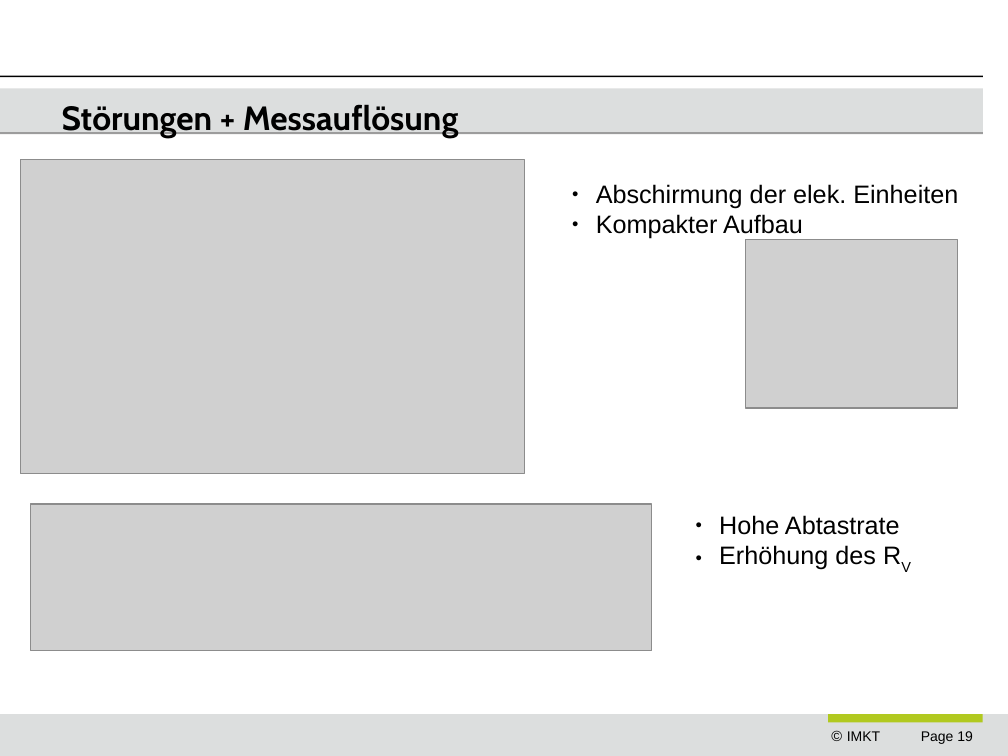
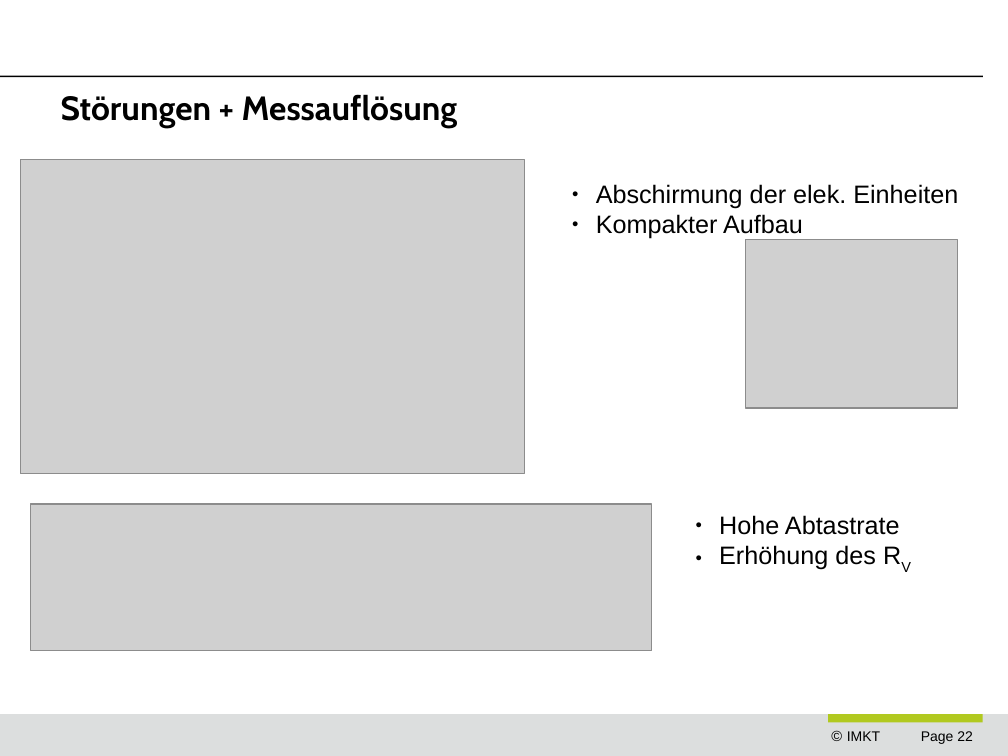
Before and after one commit to ngocminhdao88/dao_masterarbeit, a slide deck: slide 22 of presentations/dao_end_prezi.odp (slide 19 before the commit). Drawn at 1008x756 pixels with LibreOffice and Linux fonts; fonts in the diff are those of the drawing; grey boxes stand for pictures; background and template pictures are left out. Boxes give left, top, right and bottom in pixels: in the first picture for what was removed or moved away, otherwise in the second. Text is boxed around its words. In the diff, an @@ line names an element or a change of style, - is before the commit and + after.

```diff
--- a/presentations/dao_end_prezi.odp
+++ b/presentations/dao_end_prezi.odp
@@ rounded rectangle removed at <box>0,89,983,132</box> @@
@@ title "Störungen + Messauflösung": place and size @@
-title "Störungen + Messauflösung" at <box>62,104,459,138</box>
+title "Störungen + Messauflösung" at <box>61,94,458,128</box>
@@ page number at <box>921,731,973,744</box>: text changed @@
-Page 19
+Page 22
```
Also in this commit, not shown: 17 other slides changed, 4 slides added, 2 slides removed, 3 other files.
